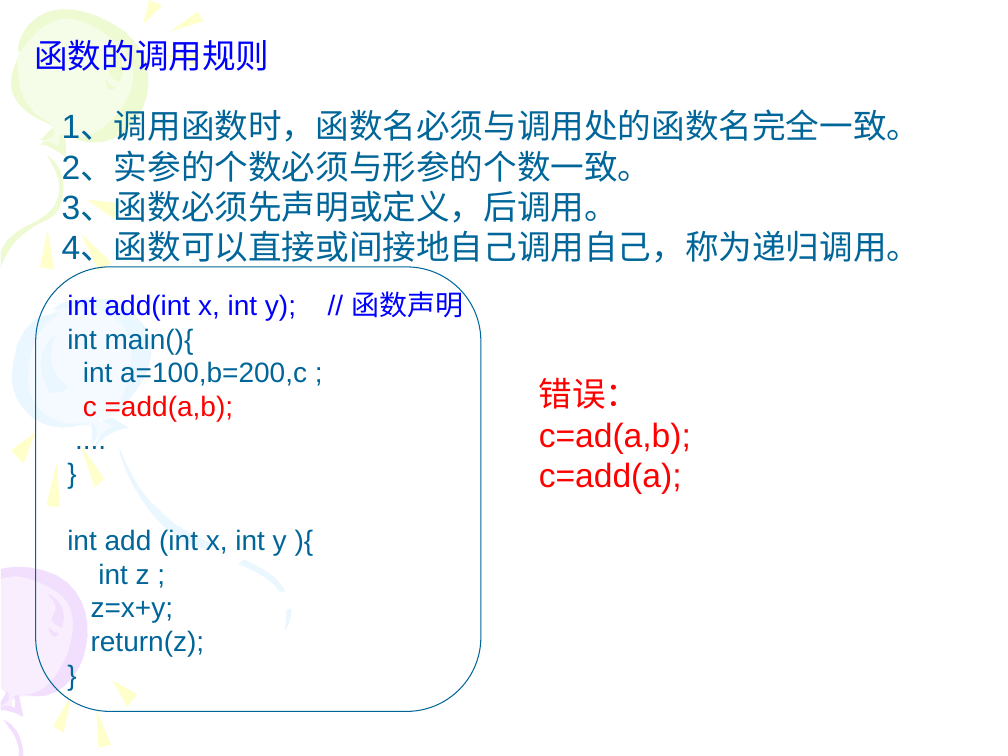
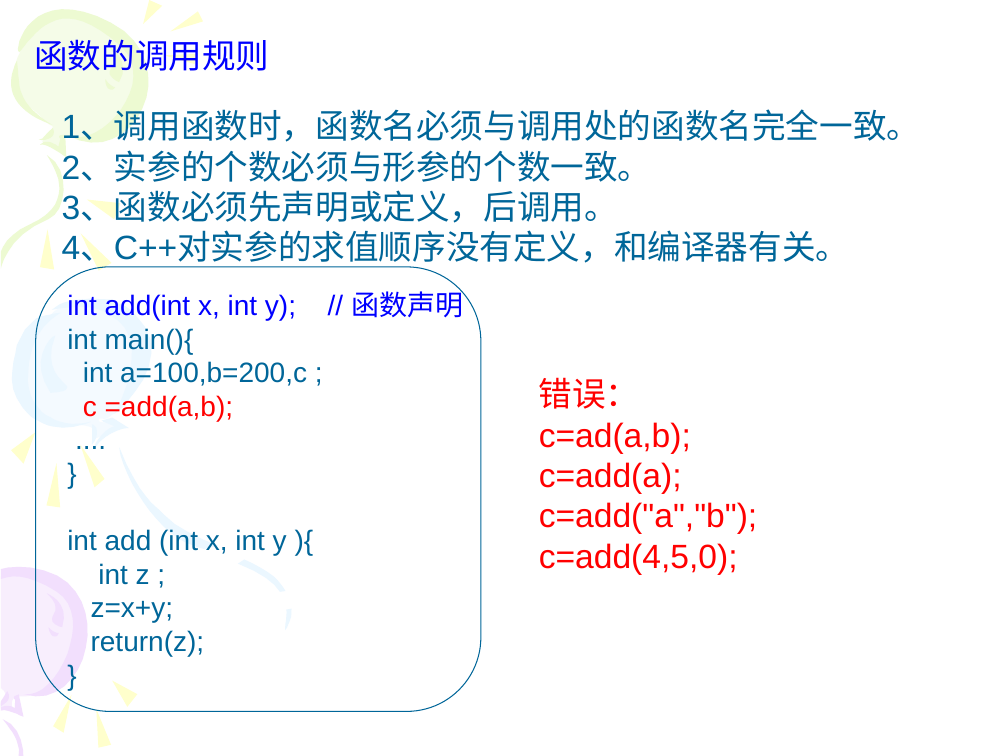
Before and after one commit to Changhe160/Changhe160.github.io, a slide deck: slide 11 of teachingRes/Cplusplus/unit03函数.ppt (slide 13 before the commit). Drawn at 1008x756 pixels with LibreOffice and Linux fonts; fonts in the diff are those of the drawing. Boxes give left, top, right and bottom in pixels: in the first picture for what was removed or moved away, otherwise in the second. Text is boxed around its words. In the diff, an @@ line names an element or a change of style, - is before the commit and + after.

```diff
--- a/teachingRes/Cplusplus/unit03函数.ppt
+++ b/teachingRes/Cplusplus/unit03函数.ppt
@@ text at [62,232,850,266]: text changed @@
-4、函数可以直接或间接地自己调用自己，称为递归调用。
+4、C++对实参的求值顺序没有定义，和编译器有关。
@@ text at [539,502,758,575]: paragraphs added @@
+c=add("a","b");
+c=add(4,5,0);
```
Also in this commit, not shown: 90 other slides changed, 2 slides removed, 1 other file.
